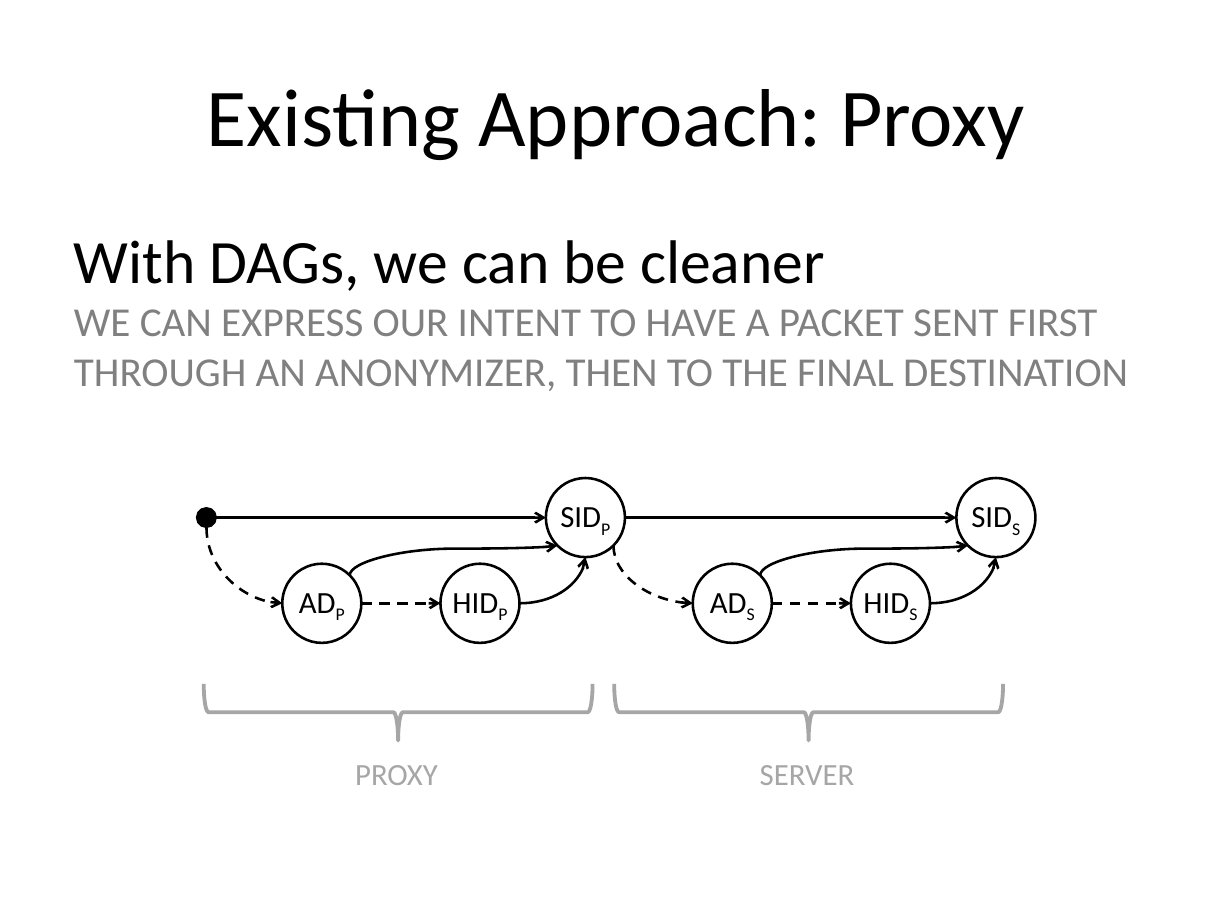
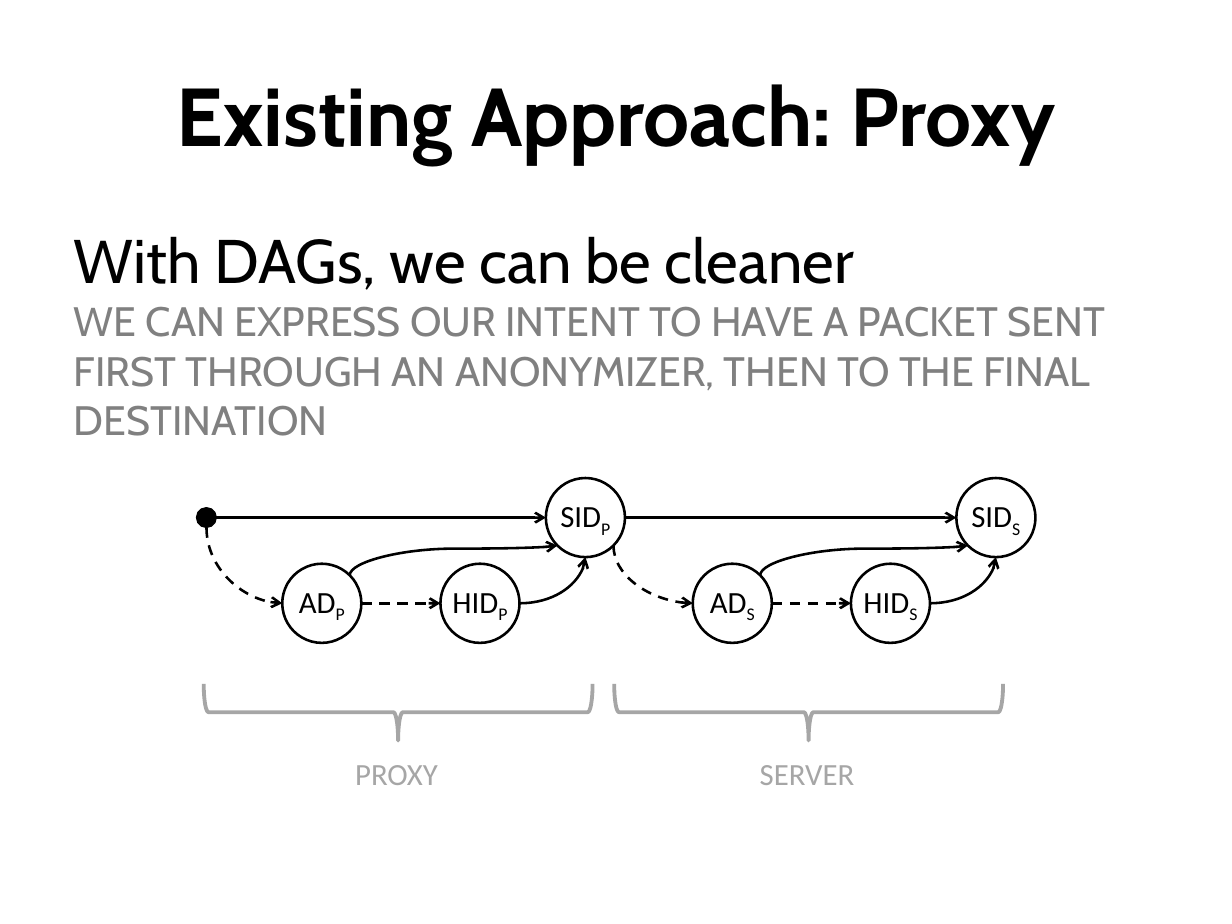
Before and after one commit to nfeltman/XIAnon, a slide deck: slide 6 of Presentation/Anonymity In XIA.pptx. Drawn at 1232x924 pixels with LibreOffice and Linux fonts; fonts in the diff are those of the drawing. Boxes give left, top, right and bottom in pixels: in the first picture for what was removed or moved away, otherwise in the second. Text is boxed around its words. In the diff, an @@ line names an element or a change of style, - is before the commit and + after.

Commit message:
Finished draft of slides. Stole Kayvon font, I think: PDF included so you can see.

```diff
--- a/Presentation/Anonymity In XIA.pptx
+++ b/Presentation/Anonymity In XIA.pptx
@@ title "Existing Approach: Proxy" at [177, 84, 1055, 165]: font Calibri to Cabin, bold on @@
@@ text "With DAGs, we can be ..." at [74, 236, 1106, 436]: font Calibri to Cabin @@
```
Also in this commit, not shown: 8 other slides changed, 5 slides added, 2 slides removed, 1 other file.
